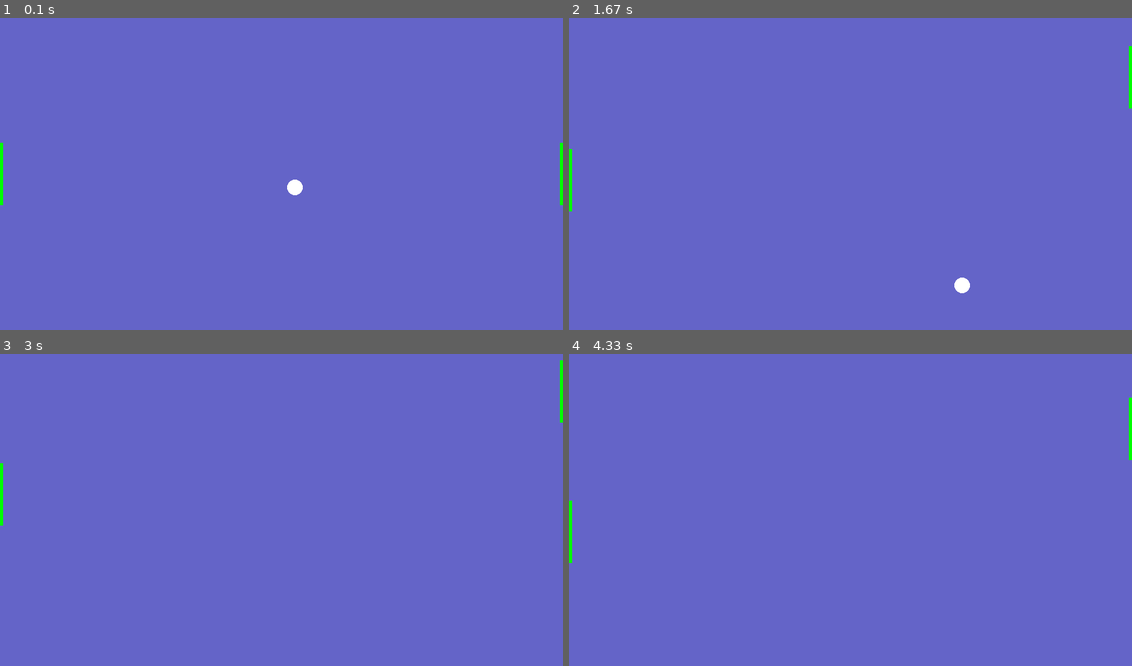
Above: before the commit, frames 1-4 (two rows, left to right).
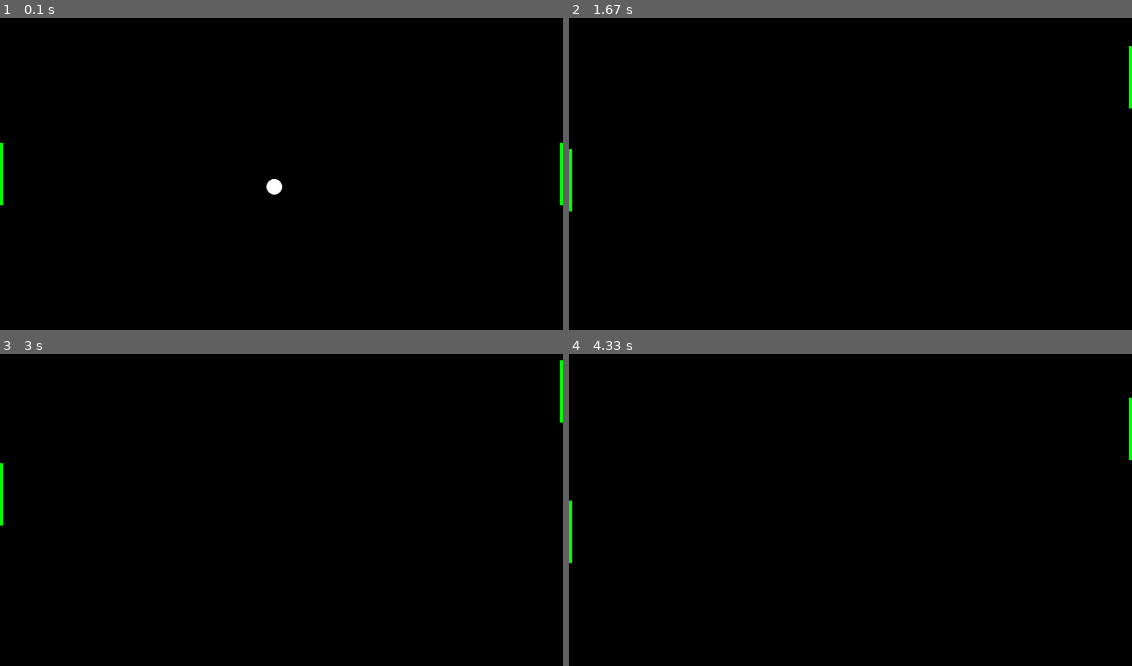
Above: after the commit, the same moments.

Repository: jtgreaves/A-Levels
Game: pygame game, started from Pong_Game.py
Two runs of this game, one before a commit and one after it. Both use one fixed random seed, a clock stepped at 60 frames per second and the inputs below.
Inputs:
- Up to frame 1 (0.1 s): no input
- Up to frame 2 (1.67 s): hold Up 0.33-0.8 s; hold Down 0.83-1.13 s; hold S 0.83-1.13 s; hold Up 1.17-1.53 s; hold W 1.17-1.53 s; hold Down from 1.57 s (still down); hold S from 1.57 s (still down)
- Up to frame 3 (3 s): release Down at 1.93 s; release S at 1.93 s; hold Up 1.97-2.27 s; hold W 1.97-2.27 s; hold Down 2.3-2.6 s; hold S 2.3-2.6 s; hold Up from 2.63 s (still down); hold W from 2.63 s (still down)
- Up to frame 4 (4.33 s): release Up at 3 s; release W at 3 s; hold Down 3.03-3.4 s; hold S 3.03-3.4 s; hold Up 3.43-3.73 s; hold W 3.43-3.73 s; hold Down 3.77-4.07 s; hold S 3.77-4.07 s; hold Up from 4.1 s (still down); hold W from 4.1 s (still down)

The runs differ from the first frame. In frame 1, 100% of the frame differs, in the area x 0-100%, y 0-100%; in frame 2, 100%; in frame 3, 100%; in frame 4, 100%.

Commit message:
Update Pong_Game.py

Diff:
--- a/Pong_Game.py
+++ b/Pong_Game.py
@@ -1,4 +1,6 @@
 from pygame import *
+import random
+import time as t
 init()
 
 width = 900
@@ -13,6 +15,8 @@
 player1 = Rect(0, 200, 5, playerHeight)
 player2 = Rect((width-5), 200, 5, playerHeight)
 
+startTime = t.localtime() # Count up clock
+
 ball = Rect(width/2, height/2, 25, 25)
 
 p1y = 0
@@ -20,8 +24,12 @@
 
 x=150
 y=150
-ballSpeed = 5
 
+dx = -3
+dy = 1
+print(dx, dy)
+ballSpeed = 10
+x
 playerSpeed = 5
 endProgram = False
 
@@ -63,7 +71,7 @@
 
 
 	# draw stuff
-	screen.fill((100,100,200))
+	screen.fill((0,0,0))
 
 
 	if (player1.centery > playerHeight/2) and (p1y < 0):
@@ -80,10 +88,41 @@
 	draw.rect(screen, (0,255,0), player1)
 	draw.rect(screen, (0,255,0), player2)
 
-	ball.move_ip(1, 1)
+	if ball.colliderect(player1):
+		ballPos = player1.center[1] - ball.center[1]
+		if ballPos > 15:
+			dx *= -1
+			dy = -1
+
+		if ballPos < 15 and ballPos > -15:
+			dx *= -1
+			dy *= -1
+
+		if ballPos < -20:
+			dx *= -1
+			dy = 1
+
+	if ball.colliderect(player2):
+		ballPos = player2.center[1] - ball.center[1]
+		if ballPos > 15:
+			dx *= -1
+			dy = -1
+
+		if ballPos < 15 and ballPos > -15:
+			dx *= -1
+			dy *= -1
+
+		if ballPos < -15:
+			dx *= -1
+			dy = 1
+
+	if ball.y < 0 or ball.y > height-20:
+		dy *= -1
+
+	#print(ball.x, ball.y)
+
 	draw.ellipse(screen, (255,255,255), ball)
-
-
+	ball.move_ip(dx, dy)
 
 	animationTimer.tick(100)
 	# update the screen!
